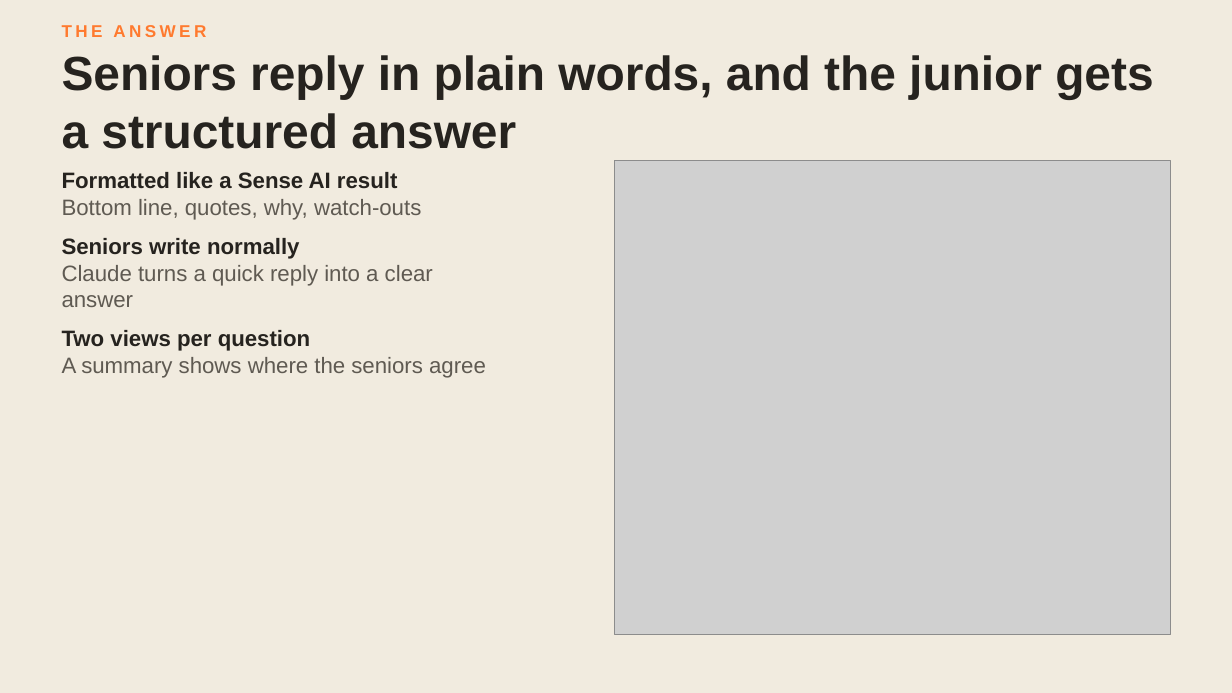
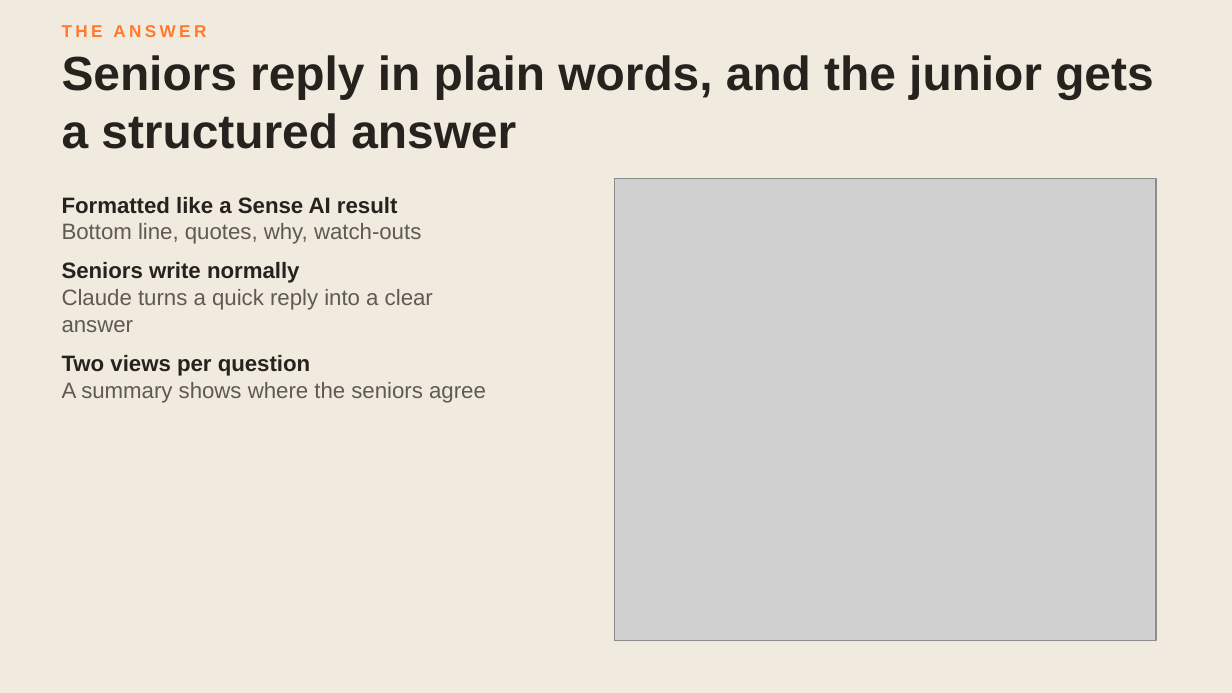
Before and after one commit to philiprmocanu-cell/SanFran44, a slide deck: slide 7 of docs/Deal-Desk.pptx. Drawn at 1232x693 pixels with LibreOffice and Linux fonts; fonts in the diff are those of the drawing; grey boxes stand for pictures. Boxes give left, top, right and bottom in pixels: in the first picture for what was removed or moved away, otherwise in the second. Text is boxed around its words. In the diff, an @@ line names an element or a change of style, - is before the commit and + after.

```diff
--- a/docs/Deal-Desk.pptx
+++ b/docs/Deal-Desk.pptx
@@ picture: place and size @@
-picture at <box>615,160,1170,634</box>
+picture at <box>615,179,1157,641</box>
@@ text "Formatted like a Sense AI ...": place and size @@
-text "Formatted like a Sense AI ..." at <box>62,172,486,378</box>
+text "Formatted like a Sense AI ..." at <box>62,197,486,403</box>
```
Also in this commit, not shown: 1 other slide changed, 2 other files.
